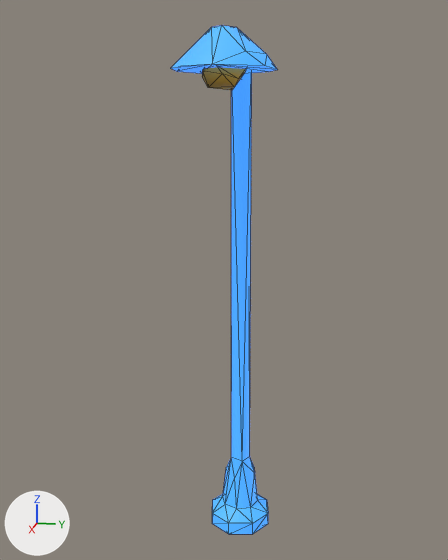
One commit to the glTF model public/models/lod2/lamp.glb: the scene before it, then after it.
The view is the same before and after, from a 50 mm lens placed at (3.64, 0.62, 2.55), pointed at (0.27, -0.06, 1.7). Every picture has the same lights, and +X, +Y and +Z are marked at lower left. The older version comes first. Mesh edges are drawn as thin lines. Where no turn or scale is listed for an object, it has been applied to the vertices. Vertices at exactly the same position are counted once.

The first picture shows 'lamp'.
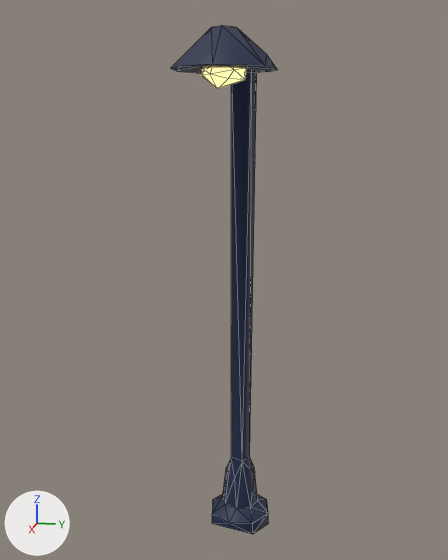
Boxes (x1, y1, x2, y2) around the edits, measured in the pictures (448 x 560 px; the box of a moved part takes in the faces that stretch with it):
part 1 of me_lamp_012, moved or reshaped: before (214, 523, 253, 534); after (215, 523, 253, 534)
part 2 of me_lamp_012, moved or reshaped (not visible before): after (250, 73, 257, 407)
part 3 of me_lamp_012, moved or reshaped: before (202, 25, 267, 90); after (201, 25, 267, 89)
part 4 of me_lamp_012, surface changed (darker): (171, 26, 278, 534) in both

What the commit changed:
me_lamp_012 has 75 vertices, 133 faces and spans x -0.5..0.5, y -0.25..0.25, z -1.5..1.5.
me_lamp_012 is used by ob_lamp; location (0.307, 0.0, 1.505).
Part 1, on me_lamp_012:
1 vertex is removed from x -0.11, y -0.04, z -1.5.
9 faces are deleted.
7 new faces join them.
Part 2, on me_lamp_012:
5 faces are deleted.
1 vertex is added at (-0.34, 0.07, 1.44).
7 new faces join them.
Part 3, on me_lamp_012:
9 vertices are removed from x 0.12..0.42, y -0.08..0.14, z 1.23..1.38.
30 faces are deleted.
4 vertices move from x 0.17..0.32, y -0.09..0.03, z 1.22..1.37 to x 0.13..0.3, y -0.09..0.04, z 1.22..1.38.
9 vertices are added at x 0.14..0.35, y -0.11..0.11, z 1.23..1.36.
30 new faces join them.
me_lamp_012 part 4: 89 kept faces spanning x -0.5..0.5, y -0.25..0.25, z -1.5..1.5 get new texture (UV) coordinates.
